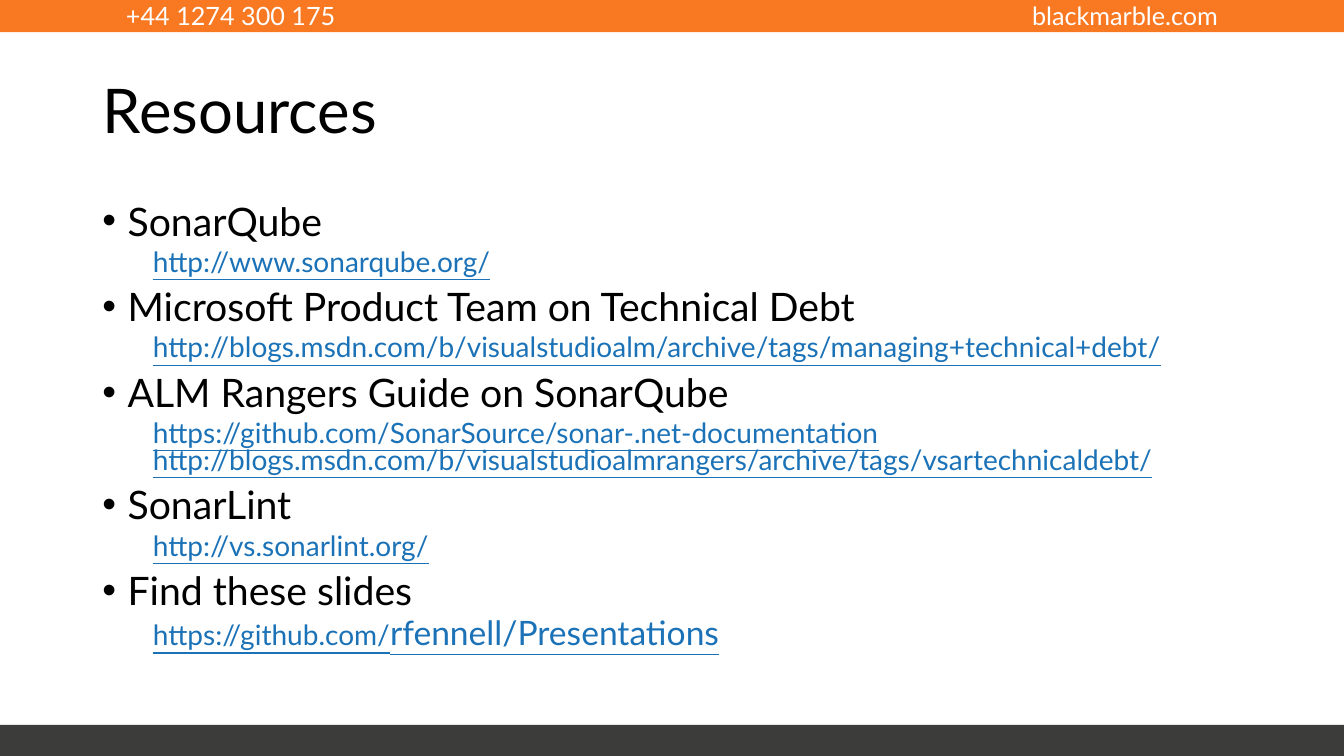
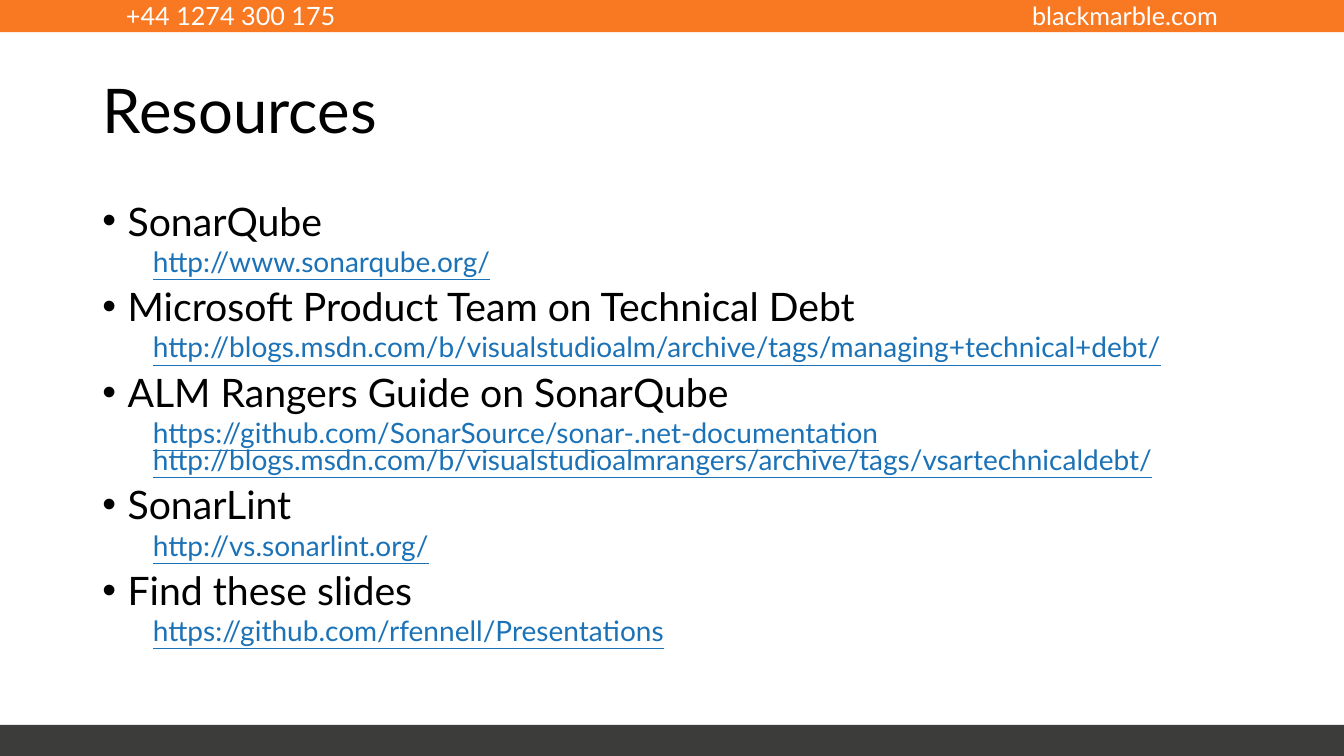
Before and after one commit to rfennell/Presentations, a slide deck: slide 30 of Managing Technical Debt with SonarQube.pptx. Drawn at 1344x756 pixels with LibreOffice and Linux fonts; fonts in the diff are those of the drawing. Boxes give left, top, right and bottom in pixels: in the first picture for what was removed or moved away, otherwise in the second. Text is boxed around its words. In the diff, an @@ line names an element or a change of style, - is before the commit and + after.

```diff
--- a/Managing Technical Debt with SonarQube.pptx
+++ b/Managing Technical Debt with SonarQube.pptx
@@ text at <box>153,620,664,646</box>: size 24 to 20 pt in "https://github.com/rfennell/Presentations" @@
```
Also in this commit, not shown: 2 other slides changed.
